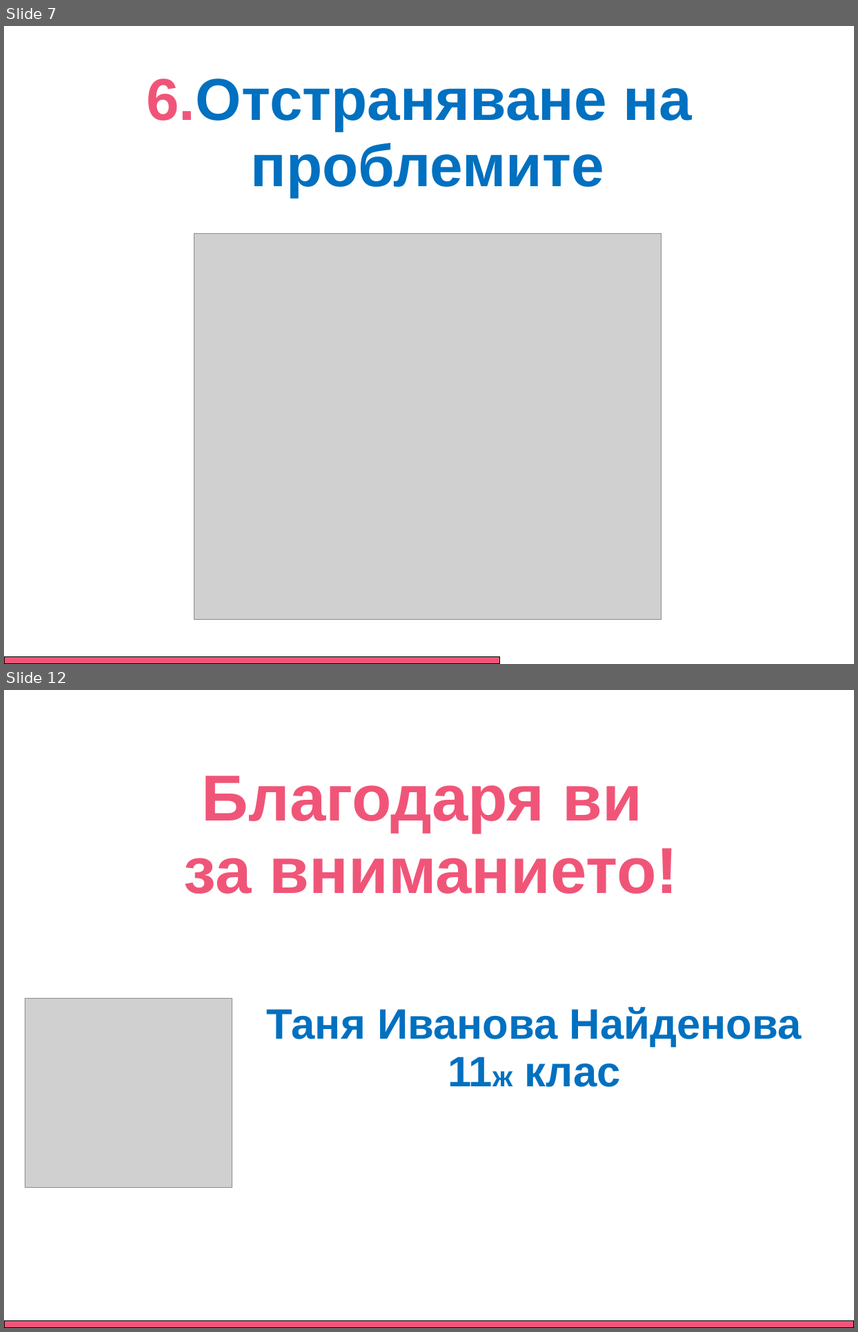
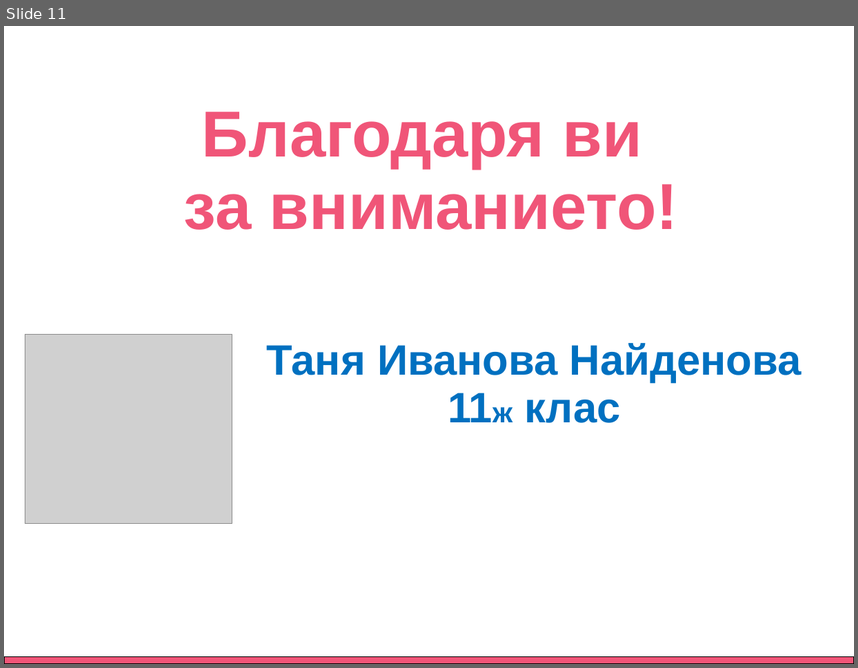
Before and after one commit to malkyatmuk1/IsDoorLocked, a slide deck: Branding and UI/Presentation.pptm. Shown one above the other, each under a label of ours: slides 7 and 12 before the commit, slide 11 after it; the slides between them are not shown. The pictures are 858x1332 and 858x668 pixels, drawn with LibreOffice and Linux fonts; fonts in the diff are those of the drawing; grey boxes stand for pictures. Boxes give left, top, right and bottom in pixels: in the first picture for what was removed or moved away, otherwise in the second. Text is boxed around its words. In the diff, an @@ line names an element or a change of style, - is before the commit and + after.

```diff
--- a/Branding and UI/Presentation.pptm
+++ b/Branding and UI/Presentation.pptm
@@ slide 7 removed at box(4, 26, 854, 664), background #FFFFFF @@
@@ text removed at box(146, 78, 692, 196) @@
-6.Отстраняване на
-проблемите
@@ picture removed at box(194, 234, 661, 619) @@
@@ rectangle removed at box(4, 657, 499, 664) @@
@@ what was slide 12 is now slide 11 @@
```
Also in this commit, not shown: 8 slides changed, 2 slides added, 2 other slides removed.
